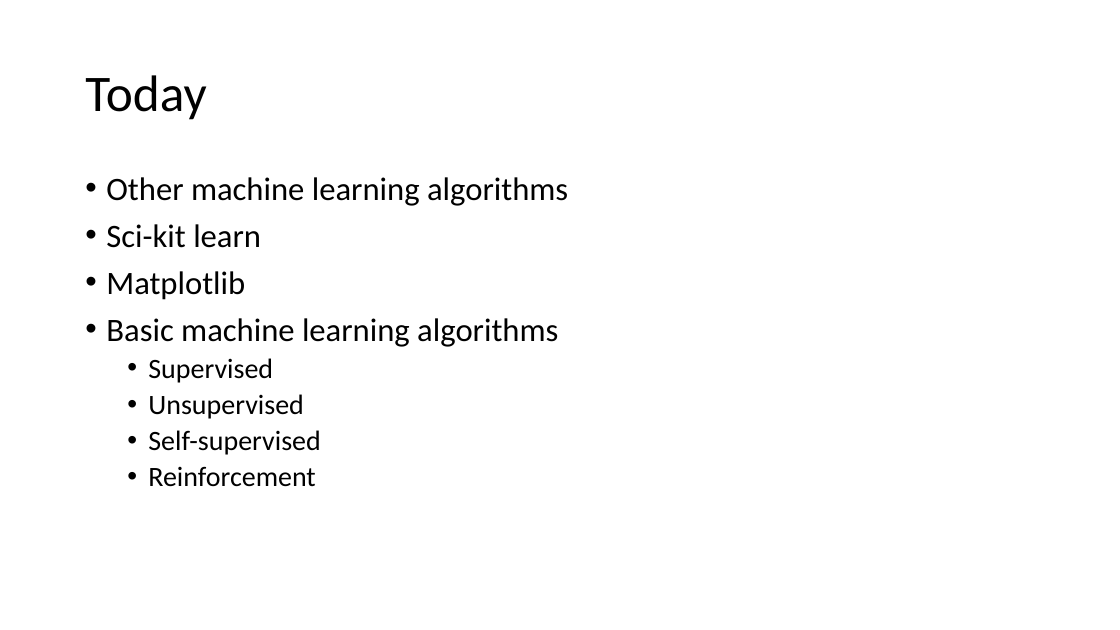
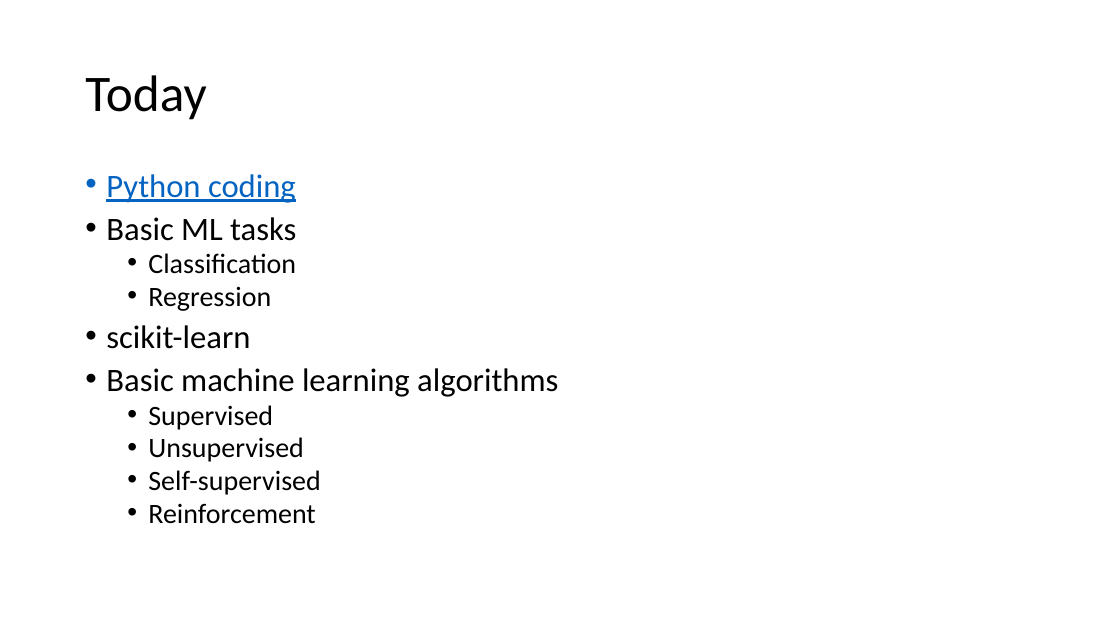
Before and after one commit to fborrasumh/intro, a slide deck: slide 6 of 2 - Types of ML/Types of ML.pptx. Drawn at 1120x630 pixels with LibreOffice and Linux fonts; fonts in the diff are those of the drawing. Boxes give left, top, right and bottom in pixels: in the first picture for what was removed or moved away, otherwise in the second. Text is boxed around its words. In the diff, an @@ line names an element or a change of style, - is before the commit and + after.

```diff
--- a/2 - Types of ML/Types of ML.pptx
+++ b/2 - Types of ML/Types of ML.pptx
@@ text at (106,174,296,349): text changed @@
-• Other machine learning algorithms
-• Sci-kit learn
-• Matplotlib
+• Python coding
+• Basic ML tasks
+  • Classification
+  • Regression
+• scikit-learn
@@ text at (106,368,558,524): line spacing 0.9 to 0.8 @@
```
Also in this commit, not shown: 1 other slide changed, 18 other files.
